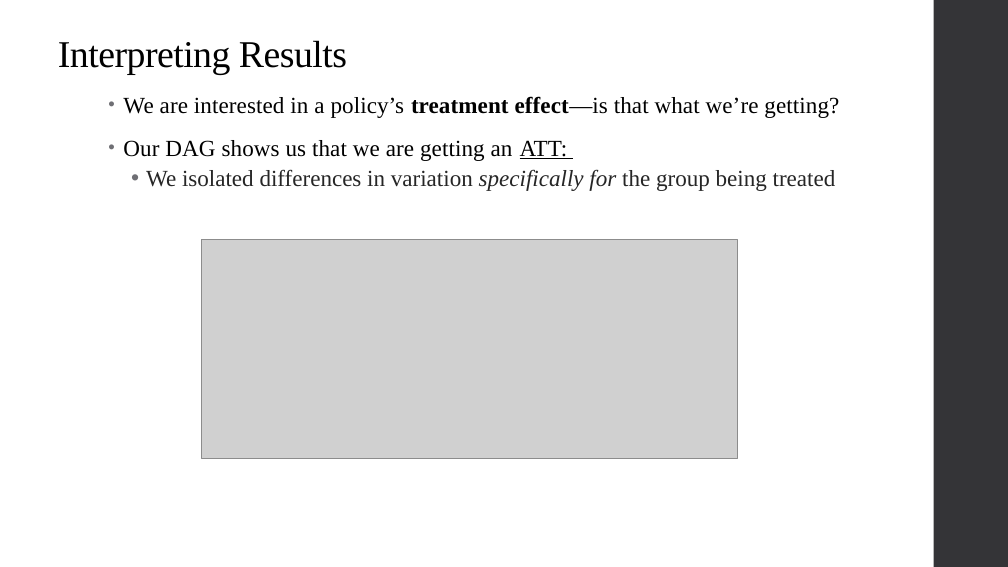
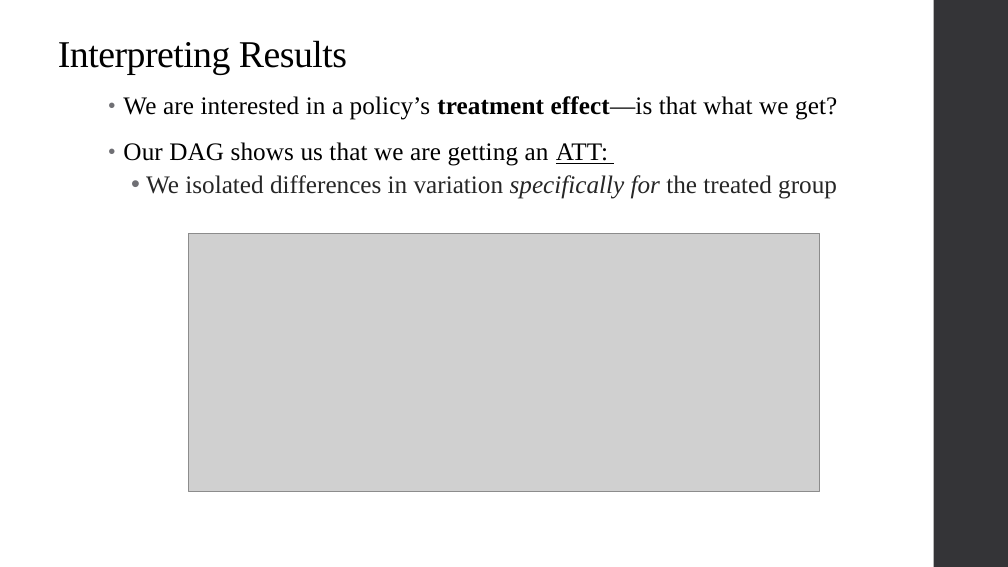
Before and after one commit to qiufei/fork-HAD5744, a slide deck: slide 40 of Lecture09_DifferenceinDifferences/Lecture9_DiD_2022F.pptx (slide 34 before the commit). Drawn at 1008x567 pixels with LibreOffice and Linux fonts; fonts in the diff are those of the drawing; grey boxes stand for pictures. Boxes give left, top, right and bottom in pixels: in the first picture for what was removed or moved away, otherwise in the second. Text is boxed around its words. In the diff, an @@ line names an element or a change of style, - is before the commit and + after.

```diff
--- a/Lecture09_DifferenceinDifferences/Lecture9_DiD_2022F.pptx
+++ b/Lecture09_DifferenceinDifferences/Lecture9_DiD_2022F.pptx
@@ text at [123, 96, 837, 120]: text changed; size 22 to 24 pt @@
-• We are interested in a policy’s treatment effect—is that what we’re getting?
+• We are interested in a policy’s treatment effect—is that what we get?
@@ text at [123, 142, 608, 166]: size 22 to 24 pt in "Our DAG shows us that we are ..." @@
@@ text at [146, 175, 837, 199]: text changed; size 22 to 24 pt @@
-  • We isolated differences in variation specifically for the group being treated
+  • We isolated differences in variation specifically for the treated group
@@ picture: place and size @@
-picture at [202, 240, 737, 459]
+picture at [188, 233, 820, 492]
```
Also in this commit, not shown: 22 other slides changed, 7 slides added, 9 other files.
